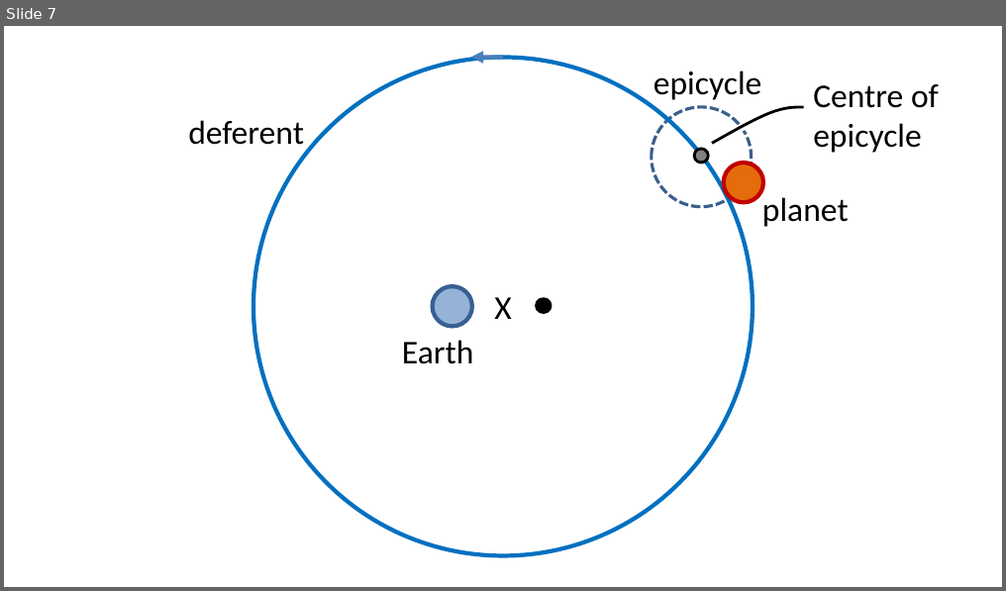
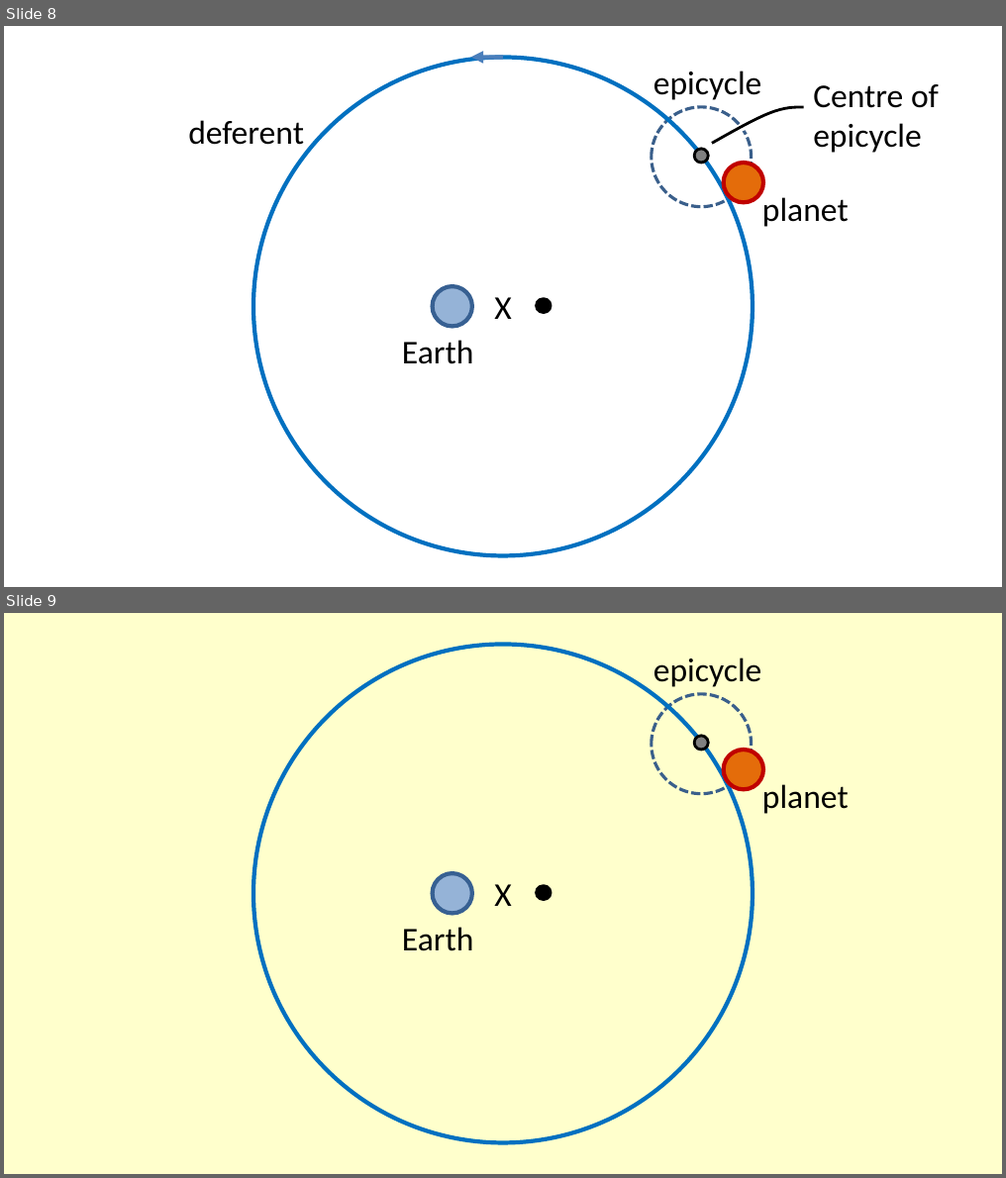
Before and after one commit to TheMysteriousHacker/TheMysteriousHacker.github.io, a slide deck: astronomy/geocentric/geocentric.pptx. Shown one above the other, each under a label of ours: slide 7 before the commit, slides 8 and 9 after it. The pictures are 1006x591 and 1006x1178 pixels, drawn with LibreOffice and Linux fonts; fonts in the diff are those of the drawing. Boxes give left, top, right and bottom in pixels: in the first picture for what was removed or moved away, otherwise in the second. Text is boxed around its words. In the diff, an @@ line names an element or a change of style, - is before the commit and + after.

```diff
--- a/astronomy/geocentric/geocentric.pptx
+++ b/astronomy/geocentric/geocentric.pptx
@@ slide 9 added at [4, 613, 1002, 1174], background #FFFFCC @@
@@ ellipse added at [253, 644, 752, 1143], outline #0070C0 3 pt @@
@@ text added at [653, 658, 762, 687], 24 pt, text #000000 @@
+epicycle
@@ ellipse added at [651, 694, 751, 793], outline #3A5F8C 2.25 pt dashed @@
@@ ellipse added at [695, 736, 709, 750], fill #808080, outline #000000 2 pt @@
@@ ellipse added at [724, 750, 763, 789], fill #E46C0A, outline #C00000 3 pt @@
@@ text added at [762, 784, 848, 814], 24 pt, text #000000 @@
+planet
@@ ellipse added at [432, 873, 472, 913], fill #95B3D7, outline #376092 3 pt @@
@@ text added at [494, 884, 511, 906], 24 pt, text #000000 @@
+X
@@ ellipse added at [536, 885, 549, 899], fill #000000, outline #000000 2 pt @@
@@ text added at [402, 927, 474, 952], 24 pt, text #000000 @@
+Earth
@@ what was slide 7 is now slide 8 @@
```
Also in this commit, not shown: 1 other slide added, 1 slide removed, 19 other files.
